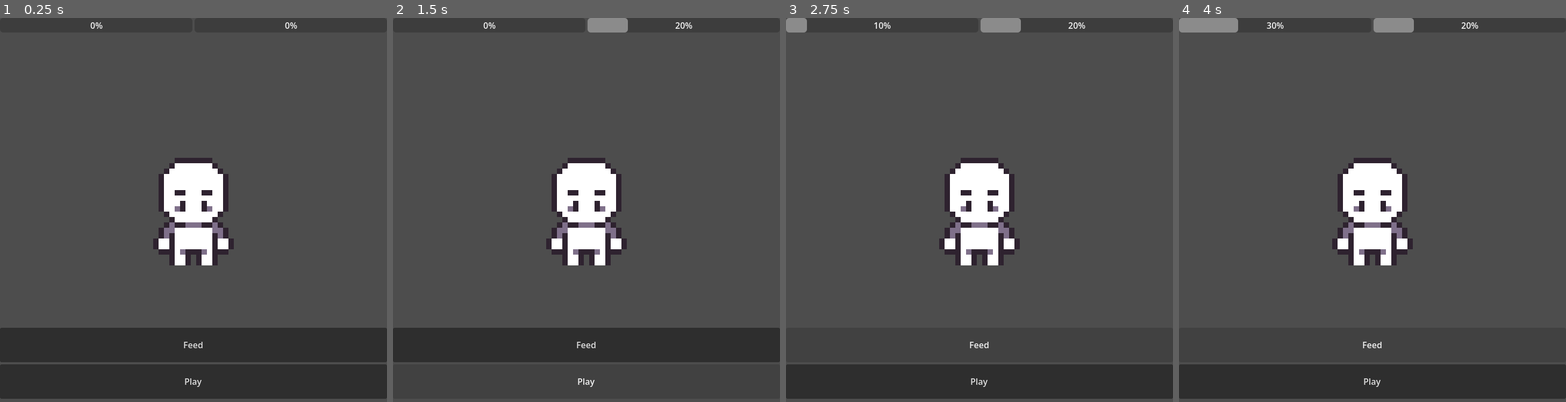
Above: before the commit, frames 1-4 (left to right).
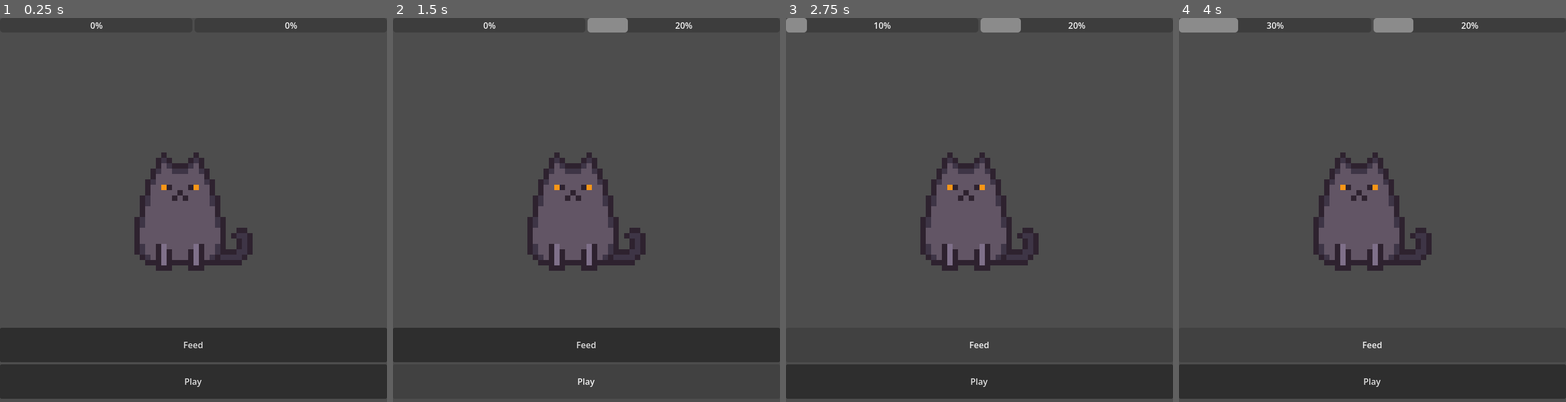
Above: after the commit, the same moments.

Repository: ImDarkly/bastet
Game: Godot game, scene res://client/scenes/main.tscn
Same seed, same stepped clock (60 frames per second), same inputs: the game is played once before the commit and once after it.
Inputs:
- Up to frame 1 (0.25 s): no input
- Up to frame 2 (1.5 s): click "Play" at 0.5 s; click "Play" at 1.25 s
- Up to frame 3 (2.75 s): click "Feed" at 2 s
- Up to frame 4 (4 s): click "Feed" at 2.75 s; click "Feed" at 3.5 s

The runs differ from the first frame. In frame 1, 5.2% of the frame differs, in the area x 34-66%, y 35-66%; in frame 2, 5.2%; in frame 3, 5.2%; in frame 4, 5.2%, in the area x 34-66%, y 0-66%.

Commit message:
feat: replace player sprite with tall variant and add stat decay over time

Diff:
--- a/client/scenes/hud/hud.gd
+++ b/client/scenes/hud/hud.gd
@@ -2,6 +2,8 @@
 
 var hunger: float = 0.0
 var happiness: float = 0.0
+
+const DECAY_RATE: float = 1.0 / 30.0
 
 @onready var hunger_bar = $StatsBars/HungerBar
 @onready var happiness_bar = $StatsBars/HappinessBar
@@ -10,10 +12,13 @@
 @onready var happiness_button = $StatsButtons/HappinessButton
 
 func _ready():
-	hunger_button.pressed.connect(_on_hunger_button_pressed)
-	happiness_button.pressed.connect(_on_happiness_button_pressed)
 	update_bars()
 
+
+func _process(delta: float) -> void:
+	hunger = clamp(hunger  - DECAY_RATE * delta, 0.0, 100.0)
+	happiness = clamp(happiness - DECAY_RATE * delta, 0.0, 100.0)
+	update_bars()
 
 func _on_hunger_button_pressed() -> void:
 	hunger = clamp(hunger + 10.0, 0.0, 100.0)
--- a/client/scenes/pet/pet.tscn
+++ b/client/scenes/pet/pet.tscn
@@ -1,7 +1,7 @@
 [gd_scene format=3 uid="uid://boxi2jih5hkur"]
 
-[ext_resource type="Texture2D" uid="uid://bo5q7hqbqwv4u" path="res://client/assests/sprites/pet/player-single.png" id="1_ike46"]
-[ext_resource type="Script" uid="uid://v86rg36kmt81" path="res://client/scenes/pet/pet.gd" id="2_or48i"]
+[ext_resource type="Texture2D" uid="uid://0xenbyxbbvxa" path="res://client/assests/sprites/pet/tall.png" id="1_ike46"]
+[ext_resource type="Script" uid="uid://fatjxm0smu43" path="res://client/scenes/pet/pet.gd" id="2_or48i"]
 
 [node name="Pet" type="Node2D" unique_id=241145293]
 
Binary file removed: client/assests/sprites/pet/player-single.png
Binary file added: client/assests/sprites/pet/tall.png
Not shown, changed: client/assests/sprites/pet/tall.png.import
